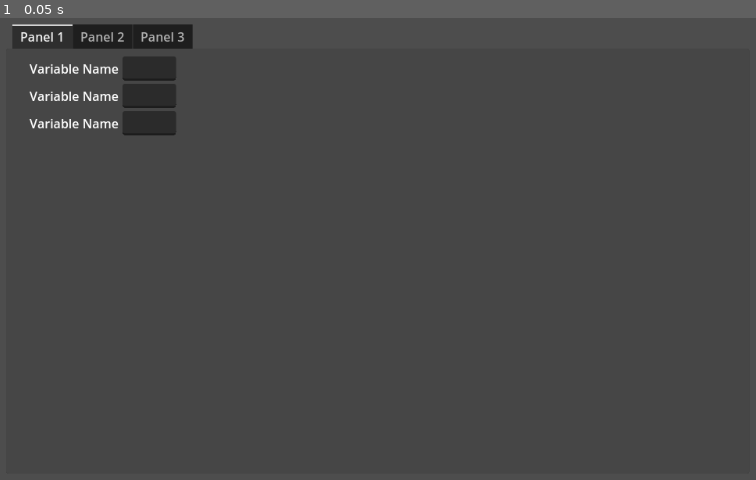
Above: before the commit, frame 1.
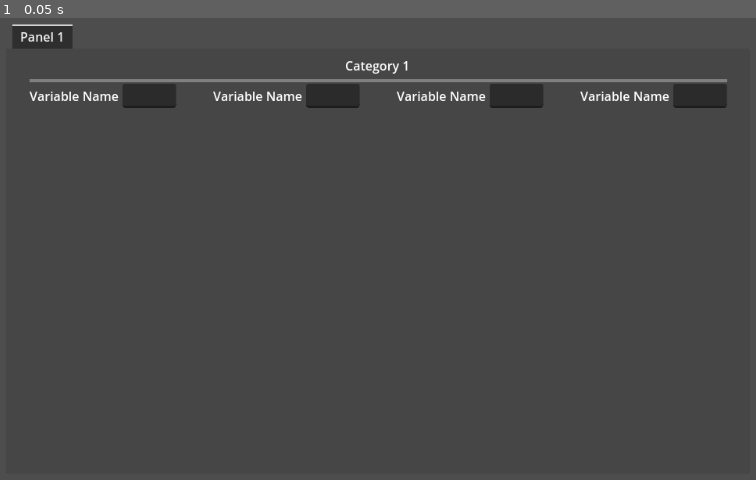
Above: after the commit, the same moment.

Repository: MagicalMegaDev/Magical-Persona-Repo
Game: Godot game, scene res://Assets/Scenes/UI/Debug/debug_menu.tscn
Same seed, same stepped clock (60 frames per second), same inputs: the game is played once before the commit and once after it. This scene is started directly instead of the project's main scene.
Inputs:
- Up to frame 1 (0.05 s): no input

The runs differ from the first frame. In frame 1, 3.9% of the frame differs, in the area x 3-97%, y 1-26%.

Commit message:
First part of DebugMenu.gd Done
Let's hope I don't delete it all

Diff:
--- a/Assets/Scenes/UI/Debug/debug_menu.tscn
+++ b/Assets/Scenes/UI/Debug/debug_menu.tscn
@@ -14,6 +14,14 @@
 corner_radius_bottom_right = 3
 corner_radius_bottom_left = 3
 corner_detail = 5
+
+[sub_resource type="StyleBoxLine" id="StyleBoxLine_oha1c"]
+content_margin_left = 4.0
+content_margin_top = 0.0
+content_margin_right = 4.0
+content_margin_bottom = 0.0
+color = Color(0.5, 0.5, 0.5, 1)
+thickness = 4
 
 [node name="Debug Menu" type="Control"]
 layout_mode = 3
@@ -49,60 +57,34 @@
 theme_override_constants/margin_left = 30
 theme_override_constants/margin_top = 10
 
-[node name="VBoxContainer" type="VBoxContainer" parent="TabContainer/Panel 1/MarginContainer"]
+[node name="ScrollContainer" type="ScrollContainer" parent="TabContainer/Panel 1/MarginContainer"]
 layout_mode = 2
 
-[node name="DebugVariable" parent="TabContainer/Panel 1/MarginContainer/VBoxContainer" instance=ExtResource("1_uf6i0")]
+[node name="VBoxContainer" type="VBoxContainer" parent="TabContainer/Panel 1/MarginContainer/ScrollContainer"]
 layout_mode = 2
 
-[node name="DebugVariable2" parent="TabContainer/Panel 1/MarginContainer/VBoxContainer" instance=ExtResource("1_uf6i0")]
+[node name="CategoryName" type="Label" parent="TabContainer/Panel 1/MarginContainer/ScrollContainer/VBoxContainer"]
+layout_mode = 2
+text = "Category 1"
+horizontal_alignment = 1
+
+[node name="HSeparator" type="HSeparator" parent="TabContainer/Panel 1/MarginContainer/ScrollContainer/VBoxContainer"]
+layout_mode = 2
+theme_override_styles/separator = SubResource("StyleBoxLine_oha1c")
+
+[node name="GridContainer" type="GridContainer" parent="TabContainer/Panel 1/MarginContainer/ScrollContainer/VBoxContainer"]
+layout_mode = 2
+theme_override_constants/h_separation = 48
+columns = 4
+
+[node name="DebugVariable" parent="TabContainer/Panel 1/MarginContainer/ScrollContainer/VBoxContainer/GridContainer" instance=ExtResource("1_uf6i0")]
 layout_mode = 2
 
-[node name="DebugVariable3" parent="TabContainer/Panel 1/MarginContainer/VBoxContainer" instance=ExtResource("1_uf6i0")]
+[node name="DebugVariable2" parent="TabContainer/Panel 1/MarginContainer/ScrollContainer/VBoxContainer/GridContainer" instance=ExtResource("1_uf6i0")]
 layout_mode = 2
 
-[node name="Panel 2" type="PanelContainer" parent="TabContainer"]
-visible = false
-layout_mode = 2
-theme_override_styles/panel = SubResource("StyleBoxFlat_oha1c")
-metadata/_tab_index = 1
-
-[node name="MarginContainer" type="MarginContainer" parent="TabContainer/Panel 2"]
-layout_mode = 2
-theme_override_constants/margin_left = 30
-theme_override_constants/margin_top = 10
-
-[node name="VBoxContainer" type="VBoxContainer" parent="TabContainer/Panel 2/MarginContainer"]
+[node name="DebugVariable3" parent="TabContainer/Panel 1/MarginContainer/ScrollContainer/VBoxContainer/GridContainer" instance=ExtResource("1_uf6i0")]
 layout_mode = 2
 
-[node name="DebugVariable" parent="TabContainer/Panel 2/MarginContainer/VBoxContainer" instance=ExtResource("1_uf6i0")]
+[node name="DebugVariable4" parent="TabContainer/Panel 1/MarginContainer/ScrollContainer/VBoxContainer/GridContainer" instance=ExtResource("1_uf6i0")]
 layout_mode = 2
-
-[node name="DebugVariable2" parent="TabContainer/Panel 2/MarginContainer/VBoxContainer" instance=ExtResource("1_uf6i0")]
-layout_mode = 2
-
-[node name="DebugVariable3" parent="TabContainer/Panel 2/MarginContainer/VBoxContainer" instance=ExtResource("1_uf6i0")]
-layout_mode = 2
-
-[node name="Panel 3" type="PanelContainer" parent="TabContainer"]
-visible = false
-layout_mode = 2
-theme_override_styles/panel = SubResource("StyleBoxFlat_oha1c")
-metadata/_tab_index = 2
-
-[node name="MarginContainer" type="MarginContainer" parent="TabContainer/Panel 3"]
-layout_mode = 2
-theme_override_constants/margin_left = 30
-theme_override_constants/margin_top = 10
-
-[node name="VBoxContainer" type="VBoxContainer" parent="TabContainer/Panel 3/MarginContainer"]
-layout_mode = 2
-
-[node name="DebugVariable" parent="TabContainer/Panel 3/MarginContainer/VBoxContainer" instance=ExtResource("1_uf6i0")]
-layout_mode = 2
-
-[node name="DebugVariable2" parent="TabContainer/Panel 3/MarginContainer/VBoxContainer" instance=ExtResource("1_uf6i0")]
-layout_mode = 2
-
-[node name="DebugVariable3" parent="TabContainer/Panel 3/MarginContainer/VBoxContainer" instance=ExtResource("1_uf6i0")]
-layout_mode = 2
--- a/Assets/Scripts/Globals/DebugMenu.gd
+++ b/Assets/Scripts/Globals/DebugMenu.gd
@@ -1,5 +1,7 @@
 extends Control
 
+var panel_list: Array[PanelContainer] = []
+@onready var tab := $TabContainer
 
 # Called when the node enters the scene tree for the first time.
 func _ready():
@@ -9,3 +11,64 @@
 # Called every frame. 'delta' is the elapsed time since the previous frame.
 func _process(delta):
 	pass
+
+##  Called by whoever is gathering runtime variables
+##  `variable_list` = [
+##     { "Name": "", "Value": any, "Category": "Panel-Name",
+##       "Sub-Category": "Optional Sub" }
+##  ]
+func _on_variables_gathered(variable_list:Array) -> void:
+
+	#Make a map of the panels currently in the Tab Container
+	var panel_map: Dictionary = {}
+	for p in panel_list:
+		panel_map[p.name] = p
+
+	for entry:Dictionary in variable_list:
+		var panel_name:String = entry["Category"]
+		if panel_name.is_empty():
+			panel_name = "General"
+
+		var panel = panel_map[panel_name]
+		if(panel == null):
+			#panel = create_panel(panel_name)
+			panel_map[panel_name] = panel
+			panel_list.append(panel)
+			tab.add_child(panel)
+			#_sort_panels(tab)
+
+		#if panel doesn't have category
+		#_create_category(category_name, panel)
+		#Alpha sort the categories if a new one was made
+		#Somehow figure out a way to find which GridContainer belongs to which Category
+		#Make a new DebugVariable and set it's name and value to the entry's name and value
+		#Attach the DebugVariable to the GridContainer.
+		#Alpha sort the variables in the Grid Container by name
+
+func _create_panel(panel_name:String) -> PanelContainer:
+	for panel in panel_list:
+		if panel.name == panel_name:
+			print("DebugMenu: %s Panel already exists!" % panel_name)
+			return panel
+
+	var new_panel := PanelContainer.new()
+	new_panel.name = name
+
+	#Structure should be Margin Container -> Scroll Container -> VBox -> Label: CategoryName, HSeperator, GridContainer-> Variables
+	var margin := MarginContainer.new()
+	margin.add_theme_constant_override("margin_left", 30)
+	margin.add_theme_constant_override("margin_top", 10)
+	new_panel.add_child(margin)
+	#Add Scroll Container
+	#Add VBoxContainer
+
+	return new_panel
+
+func _create_category(category_name:String, panel:PanelContainer):
+	#If the panel contains category, return and print that category already exists
+	#Else
+	#Make a label and set it's text to the category
+	#make an HSeperator
+	#Add Grid Container
+
+	return
Not shown: 1 places in Assets/Scenes/UI/Debug/debug_menu.tscn that only renumber resources
